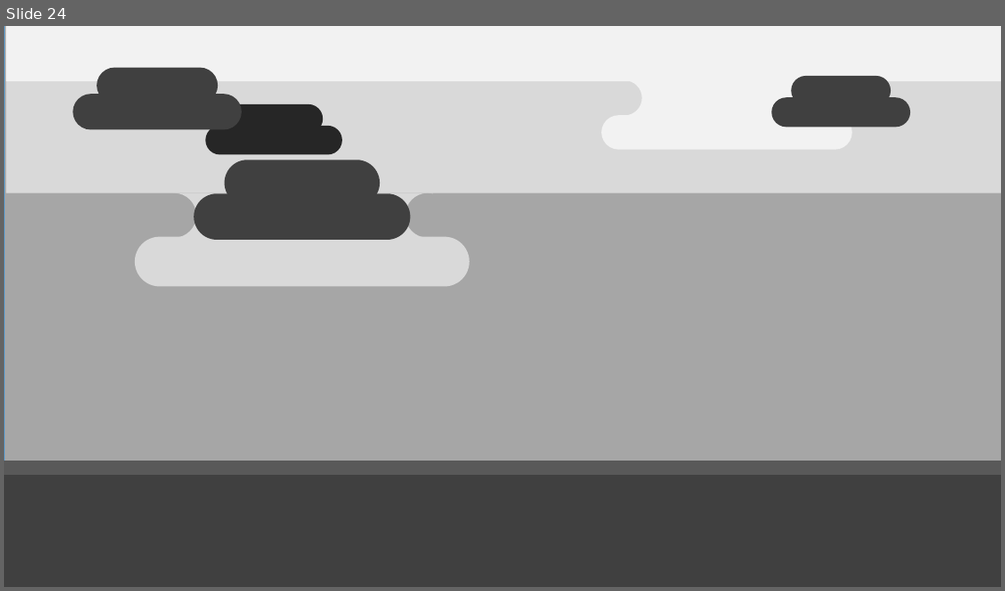
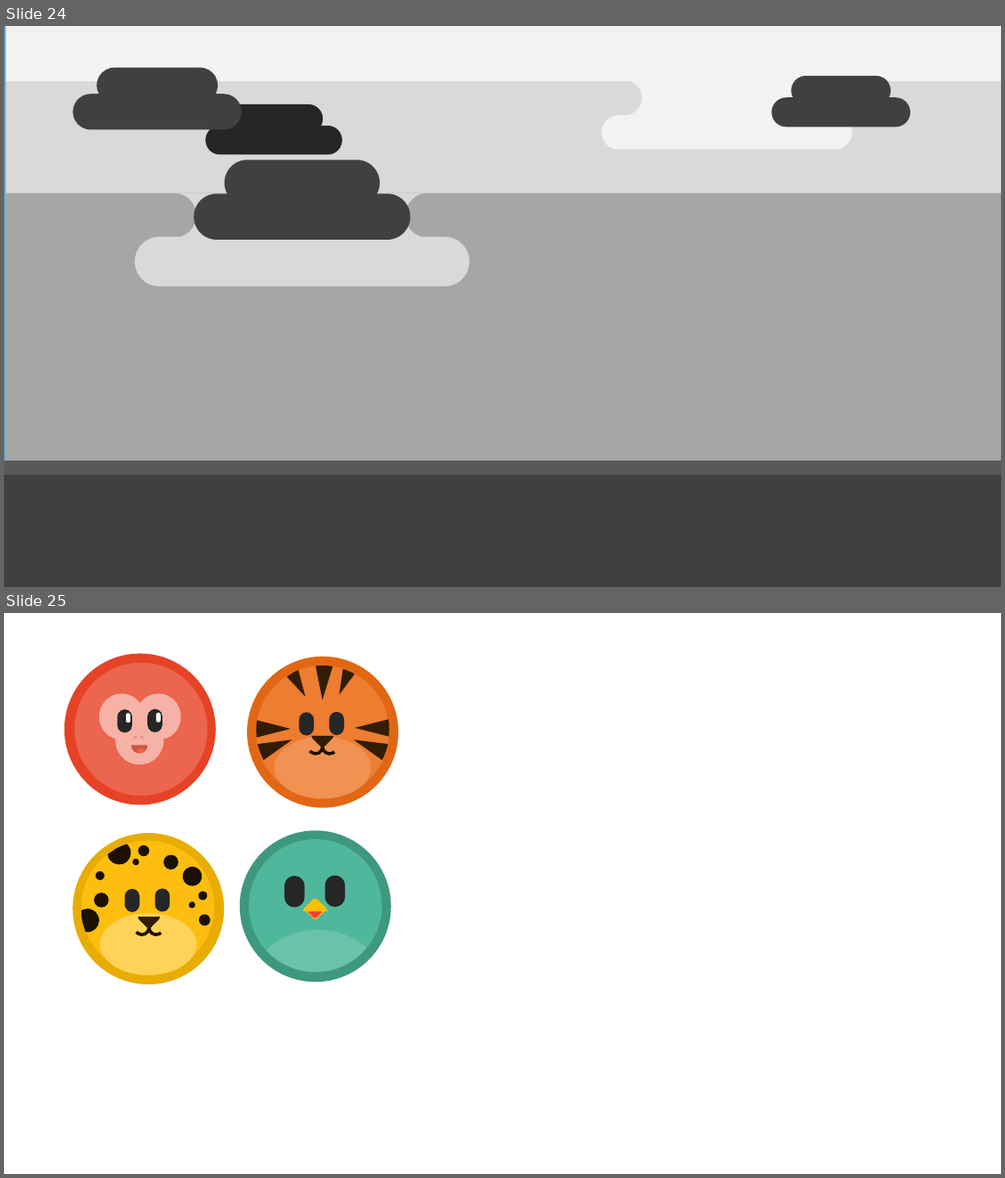
Before and after one commit to pedrogmo/projetopp2, a slide deck: slide/Apresentação1.pptx. Shown one above the other, each under a label of ours: slide 24 before the commit, slides 24 and 25 after it. The pictures are 1005x591 and 1005x1178 pixels, drawn with LibreOffice and Linux fonts; fonts in the diff are those of the drawing; background and template pictures are left out. Boxes give left, top, right and bottom in pixels: in the first picture for what was removed or moved away, otherwise in the second. Text is boxed around its words. In the diff, an @@ line names an element or a change of style, - is before the commit and + after.

```diff
--- a/slide/Apresentação1.pptx
+++ b/slide/Apresentação1.pptx
@@ slide 25 added at bbox=[4, 613, 1001, 1174], background #FFFFFF @@
@@ group added at bbox=[247, 657, 398, 807]: 8 freeform shapes, 4 rounded rectangles, 2 arc (boxed as its full ellipse)s, 1 ellipse @@
@@ group added at bbox=[65, 653, 216, 804]: 9 rounded rectangles, 3 ellipses, 1 freeform shape @@
@@ group added at bbox=[73, 833, 224, 984]: 10 ellipses, 4 rounded rectangles, 3 freeform shapes, 2 arc (boxed as its full ellipse)s @@
@@ group added at bbox=[240, 831, 390, 981]: 4 rounded rectangles, 4 freeform shapes @@
```
Also in this commit, not shown: 1 slide removed, 3 other files.
